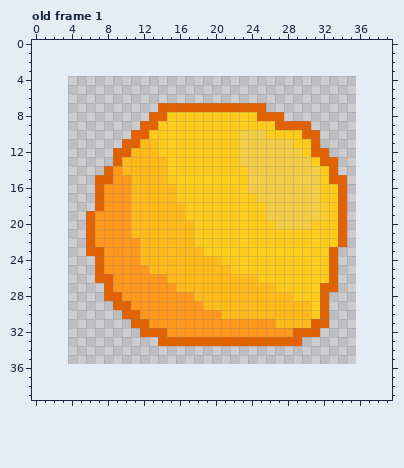
Two versions of one pixel-art file, assets/orange.ase. Above is the file before it was changed.
32x32 pixels, 1 frame. Shown: old frame 1. The old version is drawn lined up with the new one, on the new canvas. The commit also changed other frames, which this record leaves out.
New version:
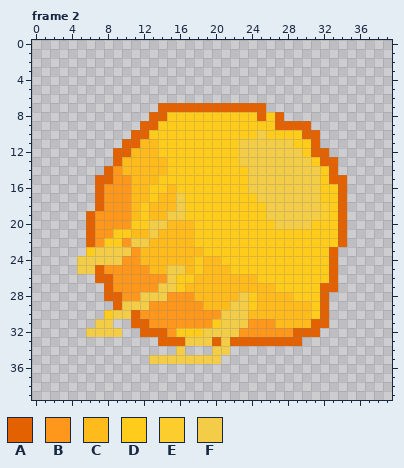
Palette (. is transparent): A #e46100  B #ff971c  C #ffba1c  D #ffcc1c  E #fbcd2d  F #f3cd48
A new or re-ordered frame is compared with the old frame closest to it.
The edit:
{"change": "canvas 32x32 -> 40x40, the old top-left corner now at 4,4"}
{"change": "frames 1 -> 4"}
{"where": "frame 2 is new; against old frame 1"}
{"frame":2,"y":8,"x":26,"old":"A","new":"D"}
{"frame":2,"y":10,"x":23,"old":"FF","new":"DD"}
{"frame":2,"y":15,"x":14,"old":"C","new":"D"}
{"frame":2,"y":16,"x":13,"old":"CC","new":"DD"}
{"frame":2,"y":17,"x":13,"old":"C","new":"D"}
{"frame":2,"y":17,"x":16,"old":"D","new":"F"}
{"frame":2,"y":18,"x":12,"old":"C","new":"D"}
{"frame":2,"y":18,"x":16,"old":"C","new":"F"}
{"frame":2,"y":19,"x":12,"old":"C","new":"D"}
{"frame":2,"y":19,"x":15,"old":"CC","new":"FF"}
{"frame":2,"y":20,"x":11,"old":"CCCC","new":"DDFF"}
{"frame":2,"y":21,"x":9,"old":"BB","new":"DD"}
{"frame":2,"y":21,"x":13,"old":"C","new":"F"}
{"frame":2,"y":22,"x":8,"old":"BB","new":"DD"}
{"frame":2,"y":22,"x":11,"old":"BC","new":"FF"}
{"frame":2,"y":23,"x":6,"old":"AABBB","new":"DFFFF"}
{"frame":2,"y":24,"x":5,"old":"..ABB","new":"FFFFF"}
{"frame":2,"y":24,"x":18,"old":"C","new":"D"}
{"frame":2,"y":25,"x":5,"old":"..","new":"FF"}
{"frame":2,"y":25,"x":15,"old":"CC","new":"FF"}
{"frame":2,"y":25,"x":18,"old":"C","new":"D"}
{"frame":2,"y":26,"x":15,"old":"CCC","new":"FDD"}
{"frame":2,"y":27,"x":14,"old":"BBC","new":"FFD"}
{"frame":2,"y":28,"x":12,"old":"BBB","new":"FFF"}
{"frame":2,"y":28,"x":23,"old":"CC","new":"FD"}
{"frame":2,"y":29,"x":10,"old":"ABB","new":"FFF"}
{"frame":2,"y":29,"x":22,"old":"CCC","new":"FFD"}
{"frame":2,"y":30,"x":8,"old":"..A","new":"DFF"}
{"frame":2,"y":30,"x":21,"old":"CCC","new":"FFF"}
{"frame":2,"y":31,"x":7,"old":"..","new":"FF"}
{"frame":2,"y":31,"x":20,"old":"BBBB","new":"DFFF"}
{"frame":2,"y":32,"x":6,"old":"....","new":"FFFF"}
{"frame":2,"y":32,"x":16,"old":"BBBBBBB","new":"DDDFFFF"}
{"frame":2,"y":33,"x":17,"old":"AAA","new":"FFF"}
{"frame":2,"y":33,"x":21,"old":"A","new":"F"}
{"frame":2,"y":34,"x":16,"old":".","new":"F"}
{"frame":2,"y":34,"x":20,"old":"..","new":"FF"}
{"frame":2,"y":35,"x":13,"old":"........","new":"FFFFFFFF"}
{"label":"changed","picture_box":[239,112,275,139]}
{"label":"changed","picture_box":[77,175,257,364]}
